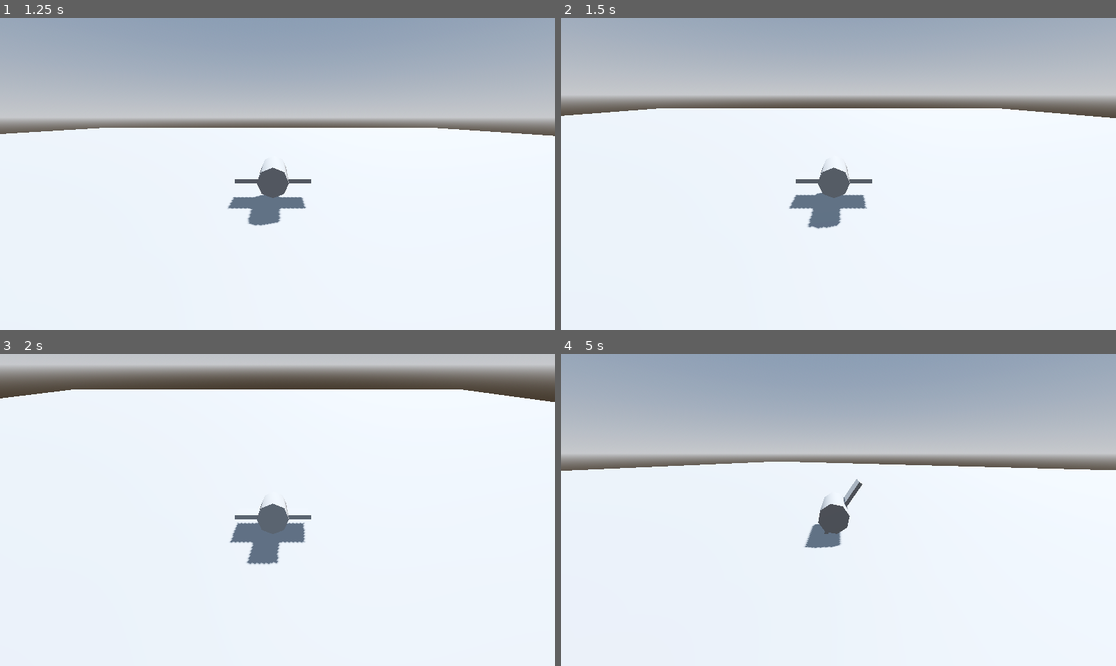
Above: before the commit, frames 1-4 (two rows, left to right).
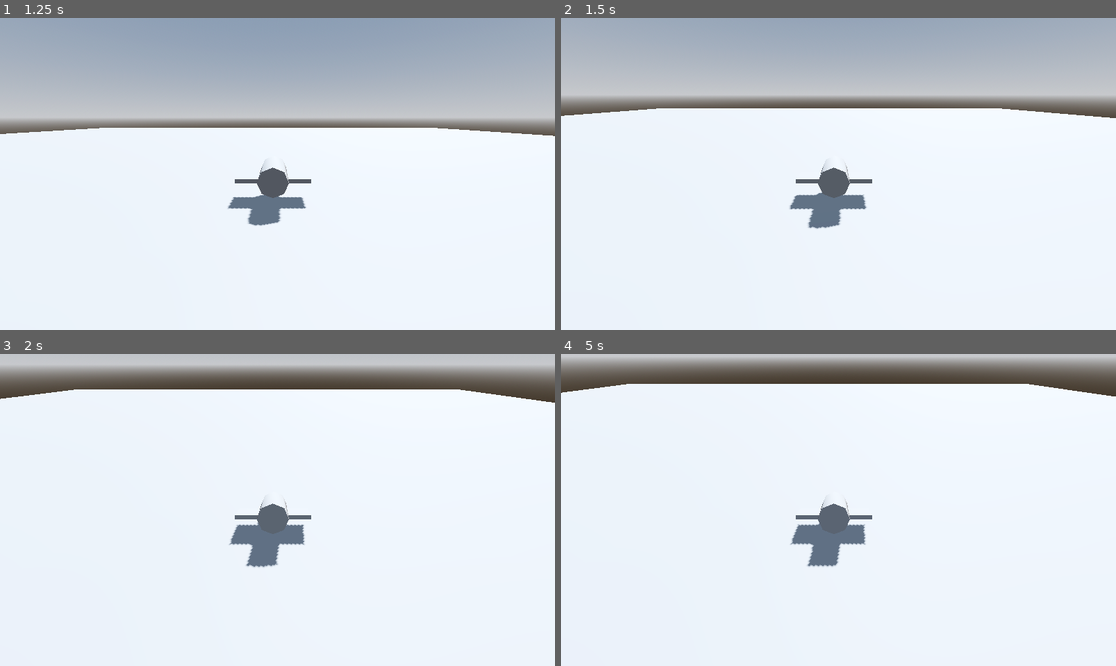
Above: after the commit, the same moments.

Repository: TeddySauyet/gta5remaster
Game: Godot game, scene res://plane/TestScene.tscn
Same seed, same stepped clock (60 frames per second), same inputs: the game is played once before the commit and once after it. The project has no main scene, so this scene is started directly.
Inputs:
- Up to frame 1 (1.25 s): tap Enter at 0.5 s; hold D (roll_right) from 0.53 s (still down)
- Up to frame 2 (1.5 s): tap Space (throttle_up, bound only before the commit) at 1.25 s; release D (roll_right) at 1.28 s; hold S (pitch_down) from 1.28 s (still down)
- Up to frame 3 (2 s): keep holding S (pitch_down)
- Up to frame 4 (5 s): release S (pitch_down) at 2.03 s; hold D (roll_right) 2.03-2.78 s; hold Space (throttle_up, bound only before the commit) 2.78-3.53 s; hold A (roll_left) from 3.53 s (still down)

Frame 1 is identical in both runs. In frame 2, 0.1% of the frame differs, in the area x 2-92%, y 29-68%; in frame 3, 0.3%; in frame 4, 37%, in the area x 0-100%, y 0-69%.

Commit message:
Edit input map.

Diff:
--- a/plane/plane.gd
+++ b/plane/plane.gd
@@ -33,6 +33,7 @@
 
 func _physics_process(delta):
 	get_input(delta)
+	#print(pitch_input)
 	# Rotate the transform based on the input values
 	transform.basis = transform.basis.rotated(transform.basis.x, pitch_input * pitch_speed * delta)
 	transform.basis = transform.basis.rotated(Vector3.UP, turn_input * turn_speed * delta)
@@ -61,6 +62,7 @@
 	# Throttle input
 	if Input.is_action_pressed("throttle_up"):
 		target_speed = min(forward_speed + throttle_delta * delta, max_flight_speed)
+		print_debug(forward_speed,'|',max_flight_speed)
 	if Input.is_action_pressed("throttle_down"):
 		var limit = 0 if grounded else min_flight_speed
 		target_speed = max(forward_speed - throttle_delta * delta, limit)
--- a/project.godot
+++ b/project.godot
@@ -18,12 +18,12 @@
 
 throttle_up={
 "deadzone": 0.5,
-"events": [Object(InputEventKey,"resource_local_to_scene":fa …(140 unchanged characters)… d":false,"keycode":0,"physical_keycode":32,"key_label":0,"unicode":32,"location":0,"echo":false,"script":null)
+"events": [Object(InputEventKey,"resource_local_to_scene":fa …(140 unchanged characters)… d":false,"keycode":0,"physical_keycode":4194325,"key_label":0,"unicode":0,"location":0,"echo":false,"script":null)
 ]
 }
 throttle_down={
 "deadzone": 0.5,
-"events": [Object(InputEventKey,"resource_local_to_scene":fa …(146 unchanged characters)… se,"keycode":0,"physical_keycode":4194325,"key_label":0,"unicode":0,"location":0,"echo":false,"script":null)
+"events": [Object(InputEventKey,"resource_local_to_scene":fa …(146 unchanged characters)… se,"keycode":0,"physical_keycode":4194326,"key_label":0,"unicode":0,"location":0,"echo":false,"script":null)
 ]
 }
 pitch_up={
